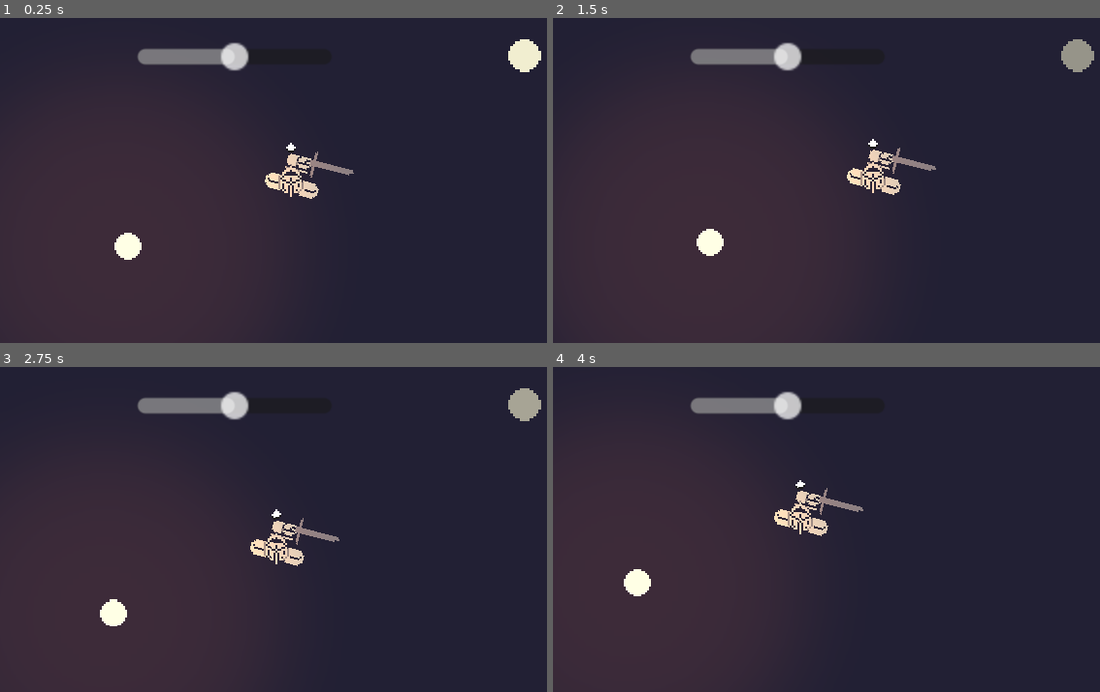
Above: before the commit, frames 1-4 (two rows, left to right).
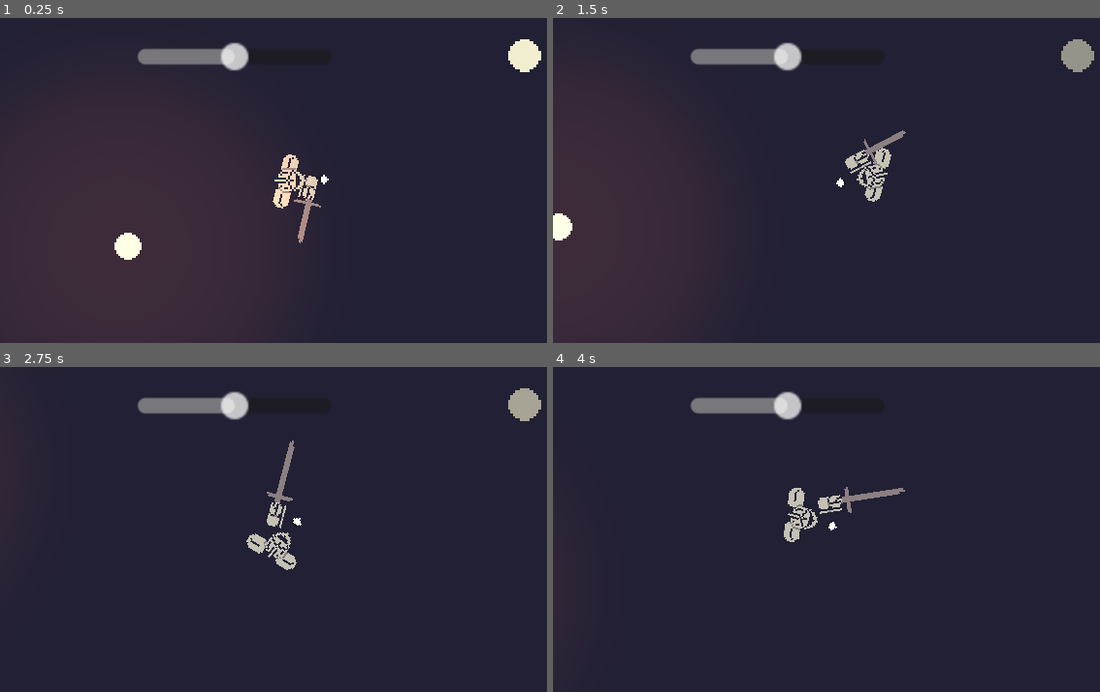
Above: after the commit, the same moments.

Repository: BGuerrero825/Medieval-Brawler
Game: Godot game, scene res://test.tscn
The game is run twice, just before and just after one commit, with the same random seed, the same clock (stepped at 60 frames per second) and the same inputs.
Inputs (mouse positions are in pixels of both pictures, inside the frame that each line leads up to):
- Up to frame 1 (0.25 s): no input
- Up to frame 2 (1.5 s): move the mouse to (974, 164) at 0.52 s; press the mouse at (974, 164) at 0.53 s; hold D (move_right) 0.53-1.28 s; move the mouse to (728, 196) at 1.27 s; release the mouse at (728, 196) at 1.28 s; hold S (move_down) from 1.28 s (still down); right-click (728, 196) at 1.35 s
- Up to frame 3 (2.75 s): move the mouse to (350, 458) at 2.02 s; release S (move_down) at 2.03 s; press the mouse at (350, 458) at 2.03 s; hold D (move_right) from 2.03 s (still down)
- Up to frame 4 (4 s): move the mouse to (815, 594) at 2.77 s; release D (move_right) at 2.78 s; release the mouse at (815, 594) at 2.78 s; hold W (move_up) 2.78-3.53 s; right-click (815, 594) at 2.85 s; move the mouse to (1017, 578) at 3.52 s; press the mouse at (1017, 578) at 3.53 s; hold A (move_left) from 3.53 s (still down)

The runs differ from the first frame. In frame 1, 1.1% of the frame differs, in the area x 48-65%, y 38-70%; in frame 2, 2.1%; in frame 3, 15%, in the area x 2-63%, y 22-100%; in frame 4, 11%.
Error before the commit: Parse Error: Identifier "IDLE" not declared in the current scope. (res://fighter/fighter.gd:18)

Commit message:
full state machine reimplementation; queued state changes execute on beat frame, still WIP

Diff:
--- a/beatcontroller/BeatController.gd
+++ b/beatcontroller/BeatController.gd
@@ -1,6 +1,7 @@
 extends Node2D
 
 const CORE_BPM = 160
+const BEAT_WINDOW = .15 # percentage of time after a beat where input will be processed for that beat
 
 var gui = null
 var boomBox = null
@@ -9,6 +10,7 @@
 var bpm := 160.0
 var beatCadence := 60.0 / bpm
 var beatCount := 0
+var inBeatWindow := false
 
 # Called when the node enters the scene tree for the first time.
 func _ready():
@@ -19,11 +21,17 @@
 func _process(delta):
 	# update global beat and dependent systems when enough time elapses
 	timeOnBeat += delta
+	# executes when falling out of the beat "grace" window
+	if timeOnBeat > BEAT_WINDOW * beatCadence:
+		inBeatWindow = false
+	# executes on the soonest frame after which a beat occurs
 	if timeOnBeat > beatCadence:
 		# reset timeOnBeat to time past beatCadence that just occurred
 		timeOnBeat -= beatCadence
+		# update beatCadence now if game bpm has changed
 		beatCadence = 60.0 / bpm
 		beatCount += 1
+		inBeatWindow = true
 		update()
 		#print(beatCount)
 
@@ -34,7 +42,7 @@
 	if boomBox:
 		boomBox.sync()
 	if Global.player:
-		Global.player.executeAction()
+		Global.player.updateState()
 
 func setGui(newGui):
 	gui = newGui
--- a/fighter/Fighter.tscn
+++ b/fighter/Fighter.tscn
@@ -434,213 +434,6 @@
 "transitions": PackedFloat32Array(1),
 "update": 0,
 "values": [-4.44981]
-}
-tracks/14/type = "value"
-tracks/14/imported = false
-tracks/14/enabled = true
-tracks/14/path = NodePath("pivot/animations/head:rotation")
-tracks/14/interp = 1
-tracks/14/loop_wrap = true
-tracks/14/keys = {
-"times": PackedFloat32Array(0),
-"transitions": PackedFloat32Array(1),
-"update": 0,
-"values": [1.5708]
-}
-tracks/15/type = "value"
-tracks/15/imported = false
-tracks/15/enabled = true
-tracks/15/path = NodePath("pivot/animations/pointer:position")
-tracks/15/interp = 1
-tracks/15/loop_wrap = true
-tracks/15/keys = {
-"times": PackedFloat32Array(0),
-"transitions": PackedFloat32Array(1),
-"update": 0,
-"values": [Vector2(-17, 6.15398e-05)]
-}
-tracks/16/type = "value"
-tracks/16/imported = false
-tracks/16/enabled = true
-tracks/16/path = NodePath("pivot/animations/pointer:rotation")
-tracks/16/interp = 1
-tracks/16/loop_wrap = true
-tracks/16/keys = {
-"times": PackedFloat32Array(0),
-"transitions": PackedFloat32Array(1),
-"update": 0,
-"values": [-1.5708]
-}
-
-[sub_resource type="Animation" id="Animation_07v75"]
-resource_name = "windup"
-tracks/0/type = "value"
-tracks/0/imported = false
-tracks/0/enabled = true
-tracks/0/path = NodePath("pivot/animations/head:rotation")
-tracks/0/interp = 1
-tracks/0/loop_wrap = true
-tracks/0/keys = {
-"times": PackedFloat32Array(0, 0.1),
-"transitions": PackedFloat32Array(1, 1),
-"update": 0,
-"values": [1.5708, 1.5708]
-}
-tracks/1/type = "value"
-tracks/1/imported = false
-tracks/1/enabled = true
-tracks/1/path = NodePath("pivot/animations/head:position")
-tracks/1/interp = 1
-tracks/1/loop_wrap = true
-tracks/1/keys = {
-"times": PackedFloat32Array(0, 0.1),
-"transitions": PackedFloat32Array(1, 1),
-"update": 0,
-"values": [Vector2(1, -4.05312e-06), Vector2(0, 0)]
-}
-tracks/2/type = "value"
-tracks/2/imported = false
-tracks/2/enabled = true
-tracks/2/path = NodePath("pivot/animations/mainHand/weapon:position")
-tracks/2/interp = 2
-tracks/2/loop_wrap = true
-tracks/2/keys = {
-"times": PackedFloat32Array(0),
-"transitions": PackedFloat32Array(1),
-"update": 0,
-"values": [Vector2(-14.0616, 1.50756)]
-}
-tracks/3/type = "value"
-tracks/3/imported = false
-tracks/3/enabled = true
-tracks/3/path = NodePath("pivot/animations/chest:position")
-tracks/3/interp = 2
-tracks/3/loop_wrap = true
-tracks/3/keys = {
-"times": PackedFloat32Array(0, 0.1),
-"transitions": PackedFloat32Array(1, 1),
-"update": 0,
-"values": [Vector2(2, 5.96046e-08), Vector2(2, 5.96046e-08)]
-}
-tracks/4/type = "value"
-tracks/4/imported = false
-tracks/4/enabled = true
-tracks/4/path = NodePath("pivot/animations/swing:visible")
-tracks/4/interp = 1
-tracks/4/loop_wrap = true
-tracks/4/keys = {
-"times": PackedFloat32Array(0),
-"transitions": PackedFloat32Array(1),
-"update": 0,
-"values": [false]
-}
-tracks/5/type = "value"
-tracks/5/imported = false
-tracks/5/enabled = true
-tracks/5/path = NodePath("pivot/animations/pointer:frame")
-tracks/5/interp = 1
-tracks/5/loop_wrap = true
-tracks/5/keys = {
-"times": PackedFloat32Array(0),
-"transitions": PackedFloat32Array(1),
-"update": 0,
-"values": [0]
-}
-tracks/6/type = "value"
-tracks/6/imported = false
-tracks/6/enabled = true
-tracks/6/path = NodePath("pivot/animations/mainHand/weapon:rotation")
-tracks/6/interp = 1
-tracks/6/loop_wrap = true
-tracks/6/keys = {
-"times": PackedFloat32Array(0),
-"transitions": PackedFloat32Array(1),
-"update": 0,
-"values": [0.0]
-}
-tracks/7/type = "value"
-tracks/7/imported = false
-tracks/7/enabled = true
-tracks/7/path = NodePath("pivot/animations/mainHand:rotation")
-tracks/7/interp = 1
-tracks/7/loop_wrap = true
-tracks/7/keys = {
-"times": PackedFloat32Array(0, 0.1),
-"transitions": PackedFloat32Array(1, 1),
-"update": 0,
-"values": [1.8195, 2.85432]
-}
-tracks/8/type = "value"
-tracks/8/imported = false
-tracks/8/enabled = true
-tracks/8/path = NodePath("pivot/animations/mainHand:position")
-tracks/8/interp = 1
-tracks/8/loop_wrap = true
-tracks/8/keys = {
-"times": PackedFloat32Array(0, 0.1),
-"transitions": PackedFloat32Array(1, 1),
-"update": 0,
-"values": [Vector2(-8, -7), Vector2(-2.99999, -10)]
-}
-tracks/9/type = "value"
-tracks/9/imported = false
-tracks/9/enabled = true
-tracks/9/path = NodePath("pivot/animations/mainHand/weapon:scale")
-tracks/9/interp = 1
-tracks/9/loop_wrap = true
-tracks/9/keys = {
-"times": PackedFloat32Array(0),
-"transitions": PackedFloat32Array(1),
-"update": 0,
-"values": [Vector2(0.7, 1)]
-}
-tracks/10/type = "value"
-tracks/10/imported = false
-tracks/10/enabled = true
-tracks/10/path = NodePath("pivot/animations/mainHand/weapon:visible")
-tracks/10/interp = 1
-tracks/10/loop_wrap = true
-tracks/10/keys = {
-"times": PackedFloat32Array(0),
-"transitions": PackedFloat32Array(1),
-"update": 0,
-"values": [true]
-}
-tracks/11/type = "value"
-tracks/11/imported = false
-tracks/11/enabled = true
-tracks/11/path = NodePath("pivot/animations/mainHand/offHand:rotation")
-tracks/11/interp = 1
-tracks/11/loop_wrap = true
-tracks/11/keys = {
-"times": PackedFloat32Array(0),
-"transitions": PackedFloat32Array(1),
-"update": 0,
-"values": [0.0]
-}
-tracks/12/type = "value"
-tracks/12/imported = false
-tracks/12/enabled = true
-tracks/12/path = NodePath("pivot/animations/mainHand/offHand:position")
-tracks/12/interp = 1
-tracks/12/loop_wrap = true
-tracks/12/keys = {
-"times": PackedFloat32Array(0),
-"transitions": PackedFloat32Array(1),
-"update": 0,
-"values": [Vector2(5.87, 0)]
-}
-tracks/13/type = "value"
-tracks/13/imported = false
-tracks/13/enabled = true
-tracks/13/path = NodePath("pivot/animations/chest:rotation")
-tracks/13/interp = 1
-tracks/13/loop_wrap = true
-tracks/13/keys = {
-"times": PackedFloat32Array(0, 0.1),
-"transitions": PackedFloat32Array(1, 1),
-"update": 0,
-"values": [-4.44981, -4.2552]
 }
 tracks/14/type = "value"
 tracks/14/imported = false
@@ -923,6 +716,213 @@
 "values": [Color(1, 1, 1, 0), Color(1, 1, 1, 1), Color(1, 1, 1, 0)]
 }
 
+[sub_resource type="Animation" id="Animation_07v75"]
+resource_name = "windup"
+tracks/0/type = "value"
+tracks/0/imported = false
+tracks/0/enabled = true
+tracks/0/path = NodePath("pivot/animations/head:rotation")
+tracks/0/interp = 1
+tracks/0/loop_wrap = true
+tracks/0/keys = {
+"times": PackedFloat32Array(0, 0.1),
+"transitions": PackedFloat32Array(1, 1),
+"update": 0,
+"values": [1.5708, 1.5708]
+}
+tracks/1/type = "value"
+tracks/1/imported = false
+tracks/1/enabled = true
+tracks/1/path = NodePath("pivot/animations/head:position")
+tracks/1/interp = 1
+tracks/1/loop_wrap = true
+tracks/1/keys = {
+"times": PackedFloat32Array(0, 0.1),
+"transitions": PackedFloat32Array(1, 1),
+"update": 0,
+"values": [Vector2(1, -4.05312e-06), Vector2(0, 0)]
+}
+tracks/2/type = "value"
+tracks/2/imported = false
+tracks/2/enabled = true
+tracks/2/path = NodePath("pivot/animations/mainHand/weapon:position")
+tracks/2/interp = 2
+tracks/2/loop_wrap = true
+tracks/2/keys = {
+"times": PackedFloat32Array(0),
+"transitions": PackedFloat32Array(1),
+"update": 0,
+"values": [Vector2(-14.0616, 1.50756)]
+}
+tracks/3/type = "value"
+tracks/3/imported = false
+tracks/3/enabled = true
+tracks/3/path = NodePath("pivot/animations/chest:position")
+tracks/3/interp = 2
+tracks/3/loop_wrap = true
+tracks/3/keys = {
+"times": PackedFloat32Array(0, 0.1),
+"transitions": PackedFloat32Array(1, 1),
+"update": 0,
+"values": [Vector2(2, 5.96046e-08), Vector2(2, 5.96046e-08)]
+}
+tracks/4/type = "value"
+tracks/4/imported = false
+tracks/4/enabled = true
+tracks/4/path = NodePath("pivot/animations/swing:visible")
+tracks/4/interp = 1
+tracks/4/loop_wrap = true
+tracks/4/keys = {
+"times": PackedFloat32Array(0),
+"transitions": PackedFloat32Array(1),
+"update": 0,
+"values": [false]
+}
+tracks/5/type = "value"
+tracks/5/imported = false
+tracks/5/enabled = true
+tracks/5/path = NodePath("pivot/animations/pointer:frame")
+tracks/5/interp = 1
+tracks/5/loop_wrap = true
+tracks/5/keys = {
+"times": PackedFloat32Array(0),
+"transitions": PackedFloat32Array(1),
+"update": 0,
+"values": [0]
+}
+tracks/6/type = "value"
+tracks/6/imported = false
+tracks/6/enabled = true
+tracks/6/path = NodePath("pivot/animations/mainHand/weapon:rotation")
+tracks/6/interp = 1
+tracks/6/loop_wrap = true
+tracks/6/keys = {
+"times": PackedFloat32Array(0),
+"transitions": PackedFloat32Array(1),
+"update": 0,
+"values": [0.0]
+}
+tracks/7/type = "value"
+tracks/7/imported = false
+tracks/7/enabled = true
+tracks/7/path = NodePath("pivot/animations/mainHand:rotation")
+tracks/7/interp = 1
+tracks/7/loop_wrap = true
+tracks/7/keys = {
+"times": PackedFloat32Array(0, 0.1),
+"transitions": PackedFloat32Array(1, 1),
+"update": 0,
+"values": [1.8195, 2.85432]
+}
+tracks/8/type = "value"
+tracks/8/imported = false
+tracks/8/enabled = true
+tracks/8/path = NodePath("pivot/animations/mainHand:position")
+tracks/8/interp = 1
+tracks/8/loop_wrap = true
+tracks/8/keys = {
+"times": PackedFloat32Array(0, 0.1),
+"transitions": PackedFloat32Array(1, 1),
+"update": 0,
+"values": [Vector2(-8, -7), Vector2(-2.99999, -10)]
+}
+tracks/9/type = "value"
+tracks/9/imported = false
+tracks/9/enabled = true
+tracks/9/path = NodePath("pivot/animations/mainHand/weapon:scale")
+tracks/9/interp = 1
+tracks/9/loop_wrap = true
+tracks/9/keys = {
+"times": PackedFloat32Array(0),
+"transitions": PackedFloat32Array(1),
+"update": 0,
+"values": [Vector2(0.7, 1)]
+}
+tracks/10/type = "value"
+tracks/10/imported = false
+tracks/10/enabled = true
+tracks/10/path = NodePath("pivot/animations/mainHand/weapon:visible")
+tracks/10/interp = 1
+tracks/10/loop_wrap = true
+tracks/10/keys = {
+"times": PackedFloat32Array(0),
+"transitions": PackedFloat32Array(1),
+"update": 0,
+"values": [true]
+}
+tracks/11/type = "value"
+tracks/11/imported = false
+tracks/11/enabled = true
+tracks/11/path = NodePath("pivot/animations/mainHand/offHand:rotation")
+tracks/11/interp = 1
+tracks/11/loop_wrap = true
+tracks/11/keys = {
+"times": PackedFloat32Array(0),
+"transitions": PackedFloat32Array(1),
+"update": 0,
+"values": [0.0]
+}
+tracks/12/type = "value"
+tracks/12/imported = false
+tracks/12/enabled = true
+tracks/12/path = NodePath("pivot/animations/mainHand/offHand:position")
+tracks/12/interp = 1
+tracks/12/loop_wrap = true
+tracks/12/keys = {
+"times": PackedFloat32Array(0),
+"transitions": PackedFloat32Array(1),
+"update": 0,
+"values": [Vector2(5.87, 0)]
+}
+tracks/13/type = "value"
+tracks/13/imported = false
+tracks/13/enabled = true
+tracks/13/path = NodePath("pivot/animations/chest:rotation")
+tracks/13/interp = 1
+tracks/13/loop_wrap = true
+tracks/13/keys = {
+"times": PackedFloat32Array(0, 0.1),
+"transitions": PackedFloat32Array(1, 1),
+"update": 0,
+"values": [-4.44981, -4.2552]
+}
+tracks/14/type = "value"
+tracks/14/imported = false
+tracks/14/enabled = true
+tracks/14/path = NodePath("pivot/animations/head:rotation")
+tracks/14/interp = 1
+tracks/14/loop_wrap = true
+tracks/14/keys = {
+"times": PackedFloat32Array(0),
+"transitions": PackedFloat32Array(1),
+"update": 0,
+"values": [1.5708]
+}
+tracks/15/type = "value"
+tracks/15/imported = false
+tracks/15/enabled = true
+tracks/15/path = NodePath("pivot/animations/pointer:position")
+tracks/15/interp = 1
+tracks/15/loop_wrap = true
+tracks/15/keys = {
+"times": PackedFloat32Array(0),
+"transitions": PackedFloat32Array(1),
+"update": 0,
+"values": [Vector2(-17, 6.15398e-05)]
+}
+tracks/16/type = "value"
+tracks/16/imported = false
+tracks/16/enabled = true
+tracks/16/path = NodePath("pivot/animations/pointer:rotation")
+tracks/16/interp = 1
+tracks/16/loop_wrap = true
+tracks/16/keys = {
+"times": PackedFloat32Array(0),
+"transitions": PackedFloat32Array(1),
+"update": 0,
+"values": [-1.5708]
+}
+
 [sub_resource type="AnimationLibrary" id="AnimationLibrary_qew0s"]
 _data = {
 "RESET": SubResource("7"),
--- a/fighter/aiFighter.tscn
+++ b/fighter/aiFighter.tscn
@@ -7,7 +7,3 @@
 
 [node name="controller" parent="." index="0"]
 script = ExtResource("2")
-
-[node name="swing" parent="pivot/animations" index="1"]
-modulate = Color(1, 1, 1, 0)
-position = Vector2(-29, -3.14594e-05)
--- a/fighter/fighter.gd
+++ b/fighter/fighter.gd
@@ -2,49 +2,44 @@
 
 enum INPUT{NONE, LPRESS, LRELEASE, RPRESS, RRELEASE} # player actions
 enum STATE{IDLE, WINDUP, LIGHT, PARRY} # state
-
-var bcon = null # beatController
 
 #movement constants
 @export var MAX_SPEED := 100.0
 @export var ACCELERATION := 500.0
 @export var FRICTION := 400.0
 @export var ROTATION_SPEED = 0.25
+
 # global vars
 var movement_allowed = true
 var input_vector := Vector2(0,0)
 var counter := 0.0
 var rotation_dir := 0
-var state = IDLE
-var queuedAction := ""
+var state = STATE.IDLE
+var queuedState := STATE.IDLE
 
 @onready var animator = $AnimationPlayer
+@onready var bcon = Global.beatController
 
 func _ready():
 	if $controller.isPlayer():
 		Global.setPlayer(self)
 	animator.play("idle")
-	bcon = Global.beatController
 
 func _process(delta):
 	# rotate player based on mouse location
-	orientation_processing()
+	orientationProcessing()
 	# determine velocity based on 4 directional user inputs
-	movement_processing(delta)
-	# processs user combat actions
-	action_processing()
+	movementProcessing(delta)
+	# processes user input / state transitions
+	stateProcessing()
 	# move player
 	set_velocity(velocity)
 	move_and_slide()
-	# velocity = velocity
-	#print out debug every half second
-	counter += delta
-	if(counter > 0.5):
-		debug_output()
-		counter = 0
+	if bcon.inBeatWindow && state == STATE.IDLE:
+		updateState()
 
 
-func orientation_processing():
+func orientationProcessing():
 	var target_rotation = position.angle_to_point($controller.get_orientation_target())
 	# interpolate a new angle between current rotation and mouse position, limited by a max rotation speed
 	var new_rotation = lerp_angle($pivot.rotation, target_rotation, ROTATION_SPEED)
@@ -52,7 +47,7 @@
 	$pivot.rotation = fmod(TAU + new_rotation, TAU)
 
 
-func movement_processing(delta):
+func movementProcessing(delta):
 	#set input vector based on input strength from x axis (a/d) and y axis (w/s)
 	input_vector = $controller.get_input_vector()
 	if movement_allowed:
@@ -63,44 +58,44 @@
 		else:
 			velocity = velocity.move_toward(Vector2.ZERO, FRICTION * delta)
 
-# performs actions based on inputs
-func action_processing():
+
+# processes user input / state transitions
+func stateProcessing():
 	var input = $controller.get_input()
+	# STATE TRANSITION LOGIC
 	# IDLE
 	if state == STATE.IDLE:
-		if(input == INPUT.LPRESS):
-			queueAction("windup") #change this to be enum
+		if input == INPUT.LPRESS:
+			queueState(STATE.WINDUP)
 	# WINDUP
 	elif state == STATE.WINDUP:
-		if(input == INPUT.LRELEASE):
-			queueAction("light")
-
- #################################################### START HERHE
-
-
-	elif(action == "release"):
-		queueAction("light")
-		#animator.play("light")
-	elif(action == "parry"):
+		if input == INPUT.LRELEASE:
+			queueState(STATE.LIGHT)
+	# LIGHT
+	elif state == STATE.LIGHT:
 		pass
-		#animator.play("parry")
-		#velocity = velocity * 0.9
+	#
 	else:
+		state = STATE.IDLE
 		animator.play()
 		animator.queue("idle")
 
-func queueAction(action: String):
-	queuedAction = action
 
-func executeAction():
-	if (queuedAction == "windup"):
+func queueState(newState: STATE):
+	queuedState = newState
+
+
+func updateState():
+	if (queuedState == STATE.WINDUP):
+		state = STATE.WINDUP
 		animator.play("RESET")
 		animator.play("windup")
-		velocity = velocity * 0.9
-	elif (queuedAction == "release"):
+		#velocity = velocity * 0.9
+	elif (queuedState == STATE.LIGHT):
+		state = STATE.LIGHT
 		animator.play("RESET")
 		animator.play("light")
-	queuedAction = ""
+	queuedState = STATE.IDLE
 
 
 func debug_output():
--- a/player/Player.tscn
+++ b/player/Player.tscn
@@ -7,7 +7,3 @@
 
 [node name="controller" parent="." index="0"]
 script = ExtResource("4")
-
-[node name="swing" parent="pivot/animations" index="1"]
-modulate = Color(1, 1, 1, 0)
-position = Vector2(-29, -3.14594e-05)
Not shown, changed: .gitignore
